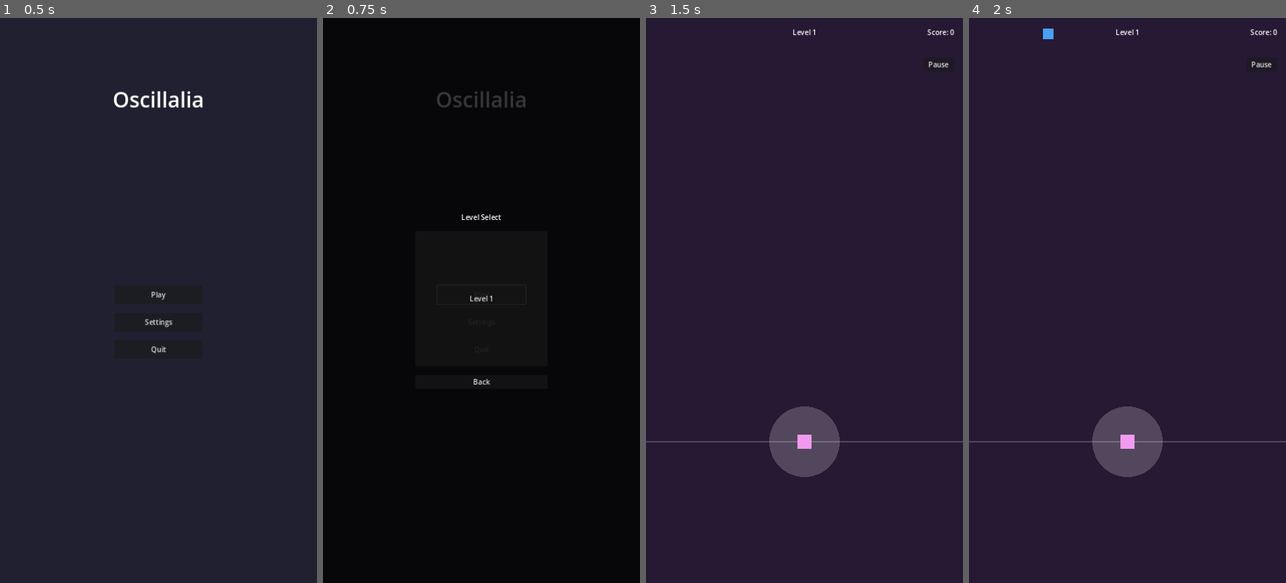
Above: before the commit, frames 1-4 (left to right).
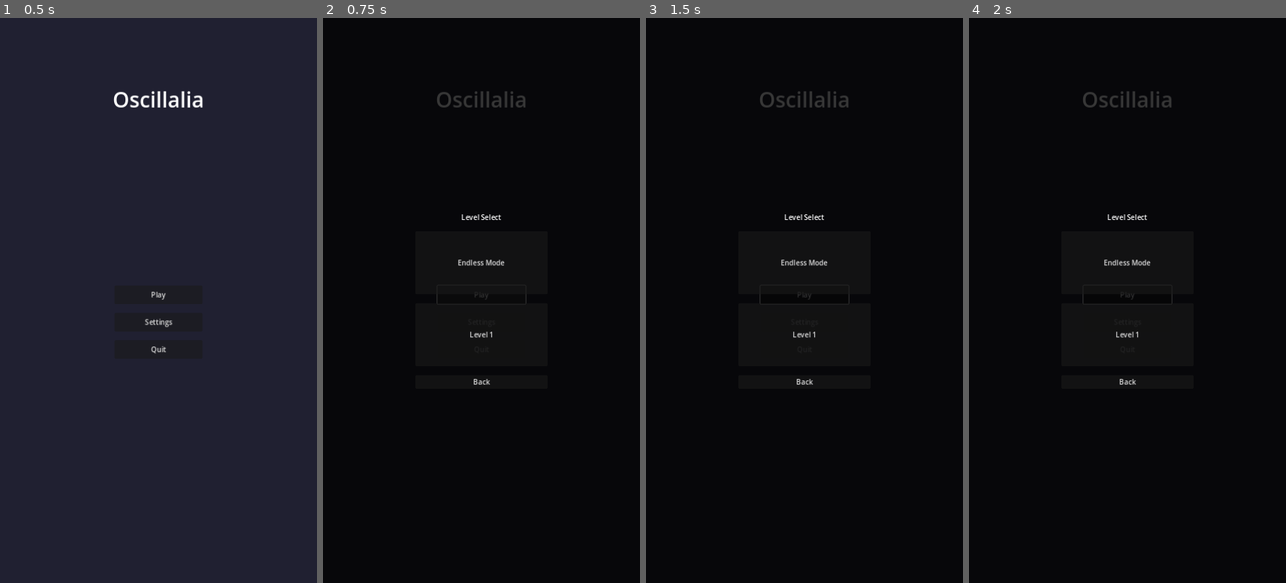
Above: after the commit, the same moments.

Repository: colinmeyer/oscillalia
Game: Godot game, scene res://scenes/Main.tscn
Same seed, same stepped clock (60 frames per second), same inputs: the game is played once before the commit and once after it.
Inputs:
- Up to frame 1 (0.5 s): no input
- Up to frame 2 (0.75 s): click "Play" at 0.5 s
- Up to frame 3 (1.5 s): click "Play" at 1.25 s
- Up to frame 4 (2 s): no input

Frame 1 is identical in both runs. In frame 2, 0.2% of the frame differs, in the area x 42-58%, y 42-57%; in frame 3, 100%, in the area x 0-100%, y 0-100%; in frame 4, 100%.

Commit message:
Add continuous NPC spawning for endless mode
- Implement timer-based NPC spawning to create continuous stream of NPCs
- Add proper spawning, pausing, and stopping of NPCs in endless mode
- Increase NPC movement speed for better gameplay
- Fix issue with only 4 NPCs appearing at once
- Add proper beat tracking in endless mode
- Update UI to properly show endless mode option
- Improve randomization of NPC positions and types

🤖 Generated with [Claude Code](https://claude.ai/code)

Co-Authored-By: Claude <noreply@anthropic.com>

Diff:
--- a/autoload/RhythmManager.gd
+++ b/autoload/RhythmManager.gd
@@ -11,16 +11,26 @@
 var sec_per_beat: float = 60.0 / bpm
 var last_beat: int = 0
 var current_measure: int = 1
+var time_since_start: float = 0.0
 
 var playing: bool = false
 var current_song: AudioStream
+var use_internal_clock: bool = true  # Use internal clock when no audio is available
 
 func _ready() -> void:
 	pass
 
 func _process(delta: float) -> void:
 	if playing:
-		song_position = AudioManager.get_playback_position()
+		# Get position from audio if available, otherwise use internal clock
+		if current_song != null and not use_internal_clock:
+			song_position = AudioManager.get_playback_position()
+		else:
+			# Use internal clock based on delta time
+			time_since_start += delta
+			song_position = time_since_start
+
+		# Calculate beats
 		song_position_in_beats = song_position / sec_per_beat
 
 		if last_beat < int(song_position_in_beats):
@@ -31,13 +41,20 @@
 				current_measure = (last_beat / measures) + 1
 				measure_complete.emit(current_measure)
 
-func start_song(song: AudioStream, starting_bpm: float) -> void:
+func start_song(song: AudioStream = null, starting_bpm: float = 120.0) -> void:
 	current_song = song
 	bpm = starting_bpm
 	sec_per_beat = 60.0 / bpm
 	last_beat = 0
 	current_measure = 1
-	AudioManager.play_song(song)
+	time_since_start = 0.0
+
+	if song != null:
+		AudioManager.play_song(song)
+		use_internal_clock = false
+	else:
+		use_internal_clock = true
+
 	playing = true
 
 func stop_song() -> void:
--- a/scenes/level/NPCSpawner.tscn
+++ b/scenes/level/NPCSpawner.tscn
@@ -4,3 +4,8 @@
 
 [node name="NPCSpawner" type="Node2D"]
 script = ExtResource("1_biyui")
+continuous_spawning = true
+spawn_rate_min = 1.0
+spawn_rate_max = 3.0
+spawn_count_min = 1
+spawn_count_max = 2
--- a/scenes/level/level.gd
+++ b/scenes/level/level.gd
@@ -14,6 +14,7 @@
 var max_combo: int = 0
 var current_combo: int = 0
 var game_state: String = "ready"  # ready, playing, paused, completed
+var is_endless_mode: bool = false
 
 func _ready() -> void:
 	player = $Player
@@ -30,20 +31,35 @@
 	# Make this node findable by name for NPCs
 	name = "GameLevel"
 
-	if level_data:
-		setup_level()
+	# Check for endless mode
+	if level_data == null:
+		is_endless_mode = true
+		print("Endless mode detected")
+
+	setup_level()
 
 func setup_level() -> void:
-	# Set up NPC spawner with level data
-	npc_spawner.level_data = level_data
-
-	# Initialize UI
-	ui_layer.initialize(level_data.level_name)
-
 	# Reset score and combo
 	score = 0
 	max_combo = 0
 	current_combo = 0
+
+	if is_endless_mode:
+		# Endless mode setup
+		npc_spawner.level_data = null
+		npc_spawner.continuous_spawning = true
+
+		# Initialize UI with default name
+		ui_layer.initialize("Endless Mode")
+		print("Setting up endless mode")
+	else:
+		# Level data mode
+		npc_spawner.level_data = level_data
+		npc_spawner.continuous_spawning = false
+
+		# Initialize UI with level name
+		ui_layer.initialize(level_data.level_name)
+
 	ui_layer.update_score(score)
 	ui_layer.update_combo(current_combo)
 
@@ -54,31 +70,114 @@
 		return
 
 	game_state = "playing"
-
-	if Engine.has_singleton("RhythmManager"):
-		var rhythm_manager = Engine.get_singleton("RhythmManager")
-		rhythm_manager.start_song(level_data.song_file, level_data.bpm)
-
-	# Start background scrolling
-	# This will be handled by the background manager based on BPM
+	print("Starting level, endless mode:", is_endless_mode)
+
+	if Engine.has_singleton("RhythmManager"):
+		var rhythm_manager = Engine.get_singleton("RhythmManager")
+
+		if is_endless_mode:
+			# Start with internal clock at 120 BPM
+			rhythm_manager.start_song(null, 120.0)
+			print("Started rhythm manager in endless mode")
+		elif level_data != null and level_data.song_file != null:
+			# Start with actual audio file and BPM
+			rhythm_manager.start_song(level_data.song_file, level_data.bpm)
+
+	# If in endless mode, immediately start spawning NPCs
+	if is_endless_mode:
+		call_deferred("_force_spawn_npc")
+
+func _force_spawn_npc() -> void:
+	# This function sets up the spawning system in endless mode
+	if npc_spawner and is_endless_mode:
+		print("Starting continuous NPC spawning")
+
+		# Just to be extra sure, set the flag for continuous spawning
+		npc_spawner.continuous_spawning = true
+
+		# Create a timer to spawn NPCs regularly
+		var spawn_timer = Timer.new()
+		spawn_timer.name = "SpawnTimer"
+		add_child(spawn_timer)
+		spawn_timer.wait_time = 1.0  # Spawn a new NPC every second
+		spawn_timer.timeout.connect(_on_spawn_timer_timeout)
+		spawn_timer.start()
+
+		# Also spawn one NPC immediately to have something right away
+		_on_spawn_timer_timeout()
+
+		# Make sure RhythmManager is running for beat tracking
+		if Engine.has_singleton("RhythmManager"):
+			var rhythm_manager = Engine.get_singleton("RhythmManager")
+			rhythm_manager.playing = true
+
+# This gets called by the spawn timer to create a new NPC
+func _on_spawn_timer_timeout() -> void:
+	if not is_endless_mode or game_state != "playing":
+		return
+
+	# Determine random NPC properties
+	var npc_types = ["oscillator", "percussion"]
+	var npc_type = npc_types[randi() % npc_types.size()]
+
+	# Choose random horizontal position (with some safe margins)
+	var margin = 0.1
+	var x_position = randf_range(margin, 1.0 - margin)
+
+	# Set a target beat based on current position
+	var target_beat = 4.0  # Default
+	if Engine.has_singleton("RhythmManager"):
+		var rhythm_manager = Engine.get_singleton("RhythmManager")
+		target_beat = rhythm_manager.song_position_in_beats + 2.0  # 2 beats ahead
+
+	# Create spawn data
+	var spawn_data = {
+		"type": npc_type,
+		"position_x": x_position,
+		"beat": target_beat
+	}
+
+	# Spawn the NPC
+	npc_spawner.spawn_npc(spawn_data)
+
+	# Log occasionally (not every spawn)
+	if randf() < 0.1:  # 10% chance to log
+		print("Spawned NPC: ", npc_type, " at position ", x_position, " for beat ", target_beat)
 
 func pause_level() -> void:
 	if game_state != "playing":
 		return
 
 	game_state = "paused"
-	# Handle pause logic
+
+	# Pause the spawn timer if in endless mode
+	if is_endless_mode and has_node("SpawnTimer"):
+		var timer = get_node("SpawnTimer")
+		timer.paused = true
+
+	# Additional pause logic here
 
 func resume_level() -> void:
 	if game_state != "paused":
 		return
 
 	game_state = "playing"
-	# Handle resume logic
+
+	# Resume the spawn timer if in endless mode
+	if is_endless_mode and has_node("SpawnTimer"):
+		var timer = get_node("SpawnTimer")
+		timer.paused = false
+
+	# Additional resume logic here
 
 func complete_level() -> void:
 	game_state = "completed"
 
+	# Stop spawn timer if in endless mode
+	if is_endless_mode and has_node("SpawnTimer"):
+		var timer = get_node("SpawnTimer")
+		timer.stop()
+
 	if Engine.has_singleton("RhythmManager"):
 		var rhythm_manager = Engine.get_singleton("RhythmManager")
 		rhythm_manager.stop_song()
@@ -87,6 +186,11 @@
 
 func fail_level() -> void:
 	game_state = "failed"
+
+	# Stop spawn timer if in endless mode
+	if is_endless_mode and has_node("SpawnTimer"):
+		var timer = get_node("SpawnTimer")
+		timer.stop()
 
 	if Engine.has_singleton("RhythmManager"):
 		var rhythm_manager = Engine.get_singleton("RhythmManager")
@@ -109,11 +213,21 @@
 	ui_layer.show_accuracy(accuracy)
 
 func _process(delta: float) -> void:
-	if game_state == "playing" and Engine.has_singleton("RhythmManager"):
-		var rhythm_manager = Engine.get_singleton("RhythmManager")
-		# Check if song is finished
-		if rhythm_manager.playing and rhythm_manager.song_position >= level_data.level_duration:
-			complete_level()
+	if game_state == "playing":
+		var rhythm_manager = null
+		if Engine.has_singleton("RhythmManager"):
+			rhythm_manager = Engine.get_singleton("RhythmManager")
+
+		# In endless mode, display debugging info
+		if is_endless_mode and rhythm_manager and Engine.get_frames_drawn() % 120 == 0:
+			print("Beat: ", rhythm_manager.song_position_in_beats,
+				  " NPCs: ", npc_spawner.active_npcs.size(),
+				  " Next spawn: ", npc_spawner.next_spawn_beat)
+
+		# Check if song is finished, but only for predefined levels
+		if not is_endless_mode and rhythm_manager and level_data != null:
+			if rhythm_manager.playing and rhythm_manager.song_position >= level_data.level_duration:
+				complete_level()
 
 	# Draw interaction zone line
 	queue_redraw()
--- a/scenes/level/npc_spawner.gd
+++ b/scenes/level/npc_spawner.gd
@@ -5,11 +5,20 @@
 
 @export var level_data: LevelData
 @export var spawn_offset: float = -100.0  # Spawn above screen
+@export var continuous_spawning: bool = true  # Enable automatic NPC generation
+@export var spawn_rate_min: float = 1.0  # Minimum beats between spawns
+@export var spawn_rate_max: float = 3.0  # Maximum beats between spawns
+@export var spawn_count_min: int = 1  # Minimum NPCs to spawn at once
+@export var spawn_count_max: int = 2  # Maximum NPCs to spawn at once
 
 var npc_pools: Dictionary = {}
 var active_npcs: Array[NPCBase] = []
 var screen_width: float
 var current_time: float = 0.0
+var next_spawn_beat: float = 2.0  # First spawn at beat 2
+var npc_types: Array = ["oscillator", "percussion"]
+var last_beat: int = -1
+var debug_mode: bool = true  # Enable debug prints
 
 func _ready() -> void:
 	screen_width = get_viewport_rect().size.x
@@ -18,20 +27,43 @@
 	if Engine.has_singleton("RhythmManager"):
 		var rhythm_manager = Engine.get_singleton("RhythmManager")
 		rhythm_manager.beat.connect(_on_beat)
+
+	# Print debug status
+	if debug_mode:
+		print("NPCSpawner initialized")
+		print("Continuous spawning: ", continuous_spawning)
+		print("NPC Types: ", npc_types)
 
 func _process(delta: float) -> void:
 	if Engine.has_singleton("RhythmManager"):
 		var rhythm_manager = Engine.get_singleton("RhythmManager")
 		current_time = rhythm_manager.song_position
+
+		# If there's no music playing but continuous spawning is enabled,
+		# generate NPCs at a steady rhythm even without music
+		if continuous_spawning and not rhythm_manager.playing:
+			rhythm_manager.start_song(null, 120.0)  # Start with internal clock
+			if debug_mode:
+				print("Starting rhythm with internal clock")
 	else:
 		current_time += delta
 
-	check_spawn_npcs()
+	# Check for predefined level data NPC spawns
+	if level_data != null:
+		check_spawn_npcs()
+
+	# Always process active NPCs
 	process_active_npcs()
 
+	# Debug display
+	if debug_mode and Engine.has_singleton("RhythmManager"):
+		var rm = Engine.get_singleton("RhythmManager")
+		if continuous_spawning and (Engine.get_frames_drawn() % 120 == 0): # Show only every 120 frames
+			print("Beat: ", rm.song_position_in_beats, " Active NPCs: ", active_npcs.size())
+
 func initialize_object_pools() -> void:
-	# This will be filled with actual NPC types during development
-	var npc_types = {
+	# Create pools for each NPC type
+	var configs = {
 		"oscillator": {
 			"scene": preload("res://scenes/npcs/NPC_Oscillator.tscn"),
 			"count": 20
@@ -42,14 +74,22 @@
 		}
 	}
 
-	# Create pools for each NPC type
-	for type in npc_types:
+	# First make sure the keys in this dictionary match our npc_types array
+	if npc_types.size() != configs.keys().size():
+		npc_types = configs.keys()
+		print("Synchronized npc_types with config keys:", npc_types)
+
+	for type in configs:
 		npc_pools[type] = []
-		for i in range(npc_types[type]["count"]):
-			var npc = npc_types[type]["scene"].instantiate()
+		for i in range(configs[type]["count"]):
+			var npc = configs[type]["scene"].instantiate()
 			npc.deactivate()
 			add_child(npc)
 			npc_pools[type].append(npc)
+
+	if debug_mode:
+		print("Created NPC pools: ", npc_pools.keys(), " with ", npc_pools["oscillator"].size(), " oscillators and ", npc_pools["percussion"].size(), " percussion")
+		print("Continuous spawning setting:", continuous_spawning)
 
 func check_spawn_npcs() -> void:
 	if level_data == null:
@@ -84,6 +124,8 @@
 		for npc in npc_pools[npc_type]:
 			if not npc.is_active:
 				activate_npc(npc, spawn_data["beat"], Vector2(x_position, spawn_offset))
+				if debug_mode:
+					print("Spawned NPC: ", npc_type, " at position ", x_position)
 				return
 
 	print("Warning: No available NPC in pool for type: " + npc_type)
@@ -112,5 +154,48 @@
 		active_npcs.erase(npc)
 
 func _on_beat(beat_count: int) -> void:
-	# We can use this for visual timing cues if needed
-	pass
+	# Skip if it's the same beat (prevent duplicate processing)
+	if beat_count == last_beat:
+		return
+
+	last_beat = beat_count
+
+	# Check if it's time to spawn NPCs based on beat
+	if continuous_spawning and beat_count >= next_spawn_beat:
+		# Spawn 1-2 NPCs
+		var spawn_count = randi_range(spawn_count_min, spawn_count_max)
+
+		if debug_mode:
+			print("Beat ", beat_count, ": Spawning ", spawn_count, " NPCs")
+
+		for i in range(spawn_count):
+			spawn_random_npc(beat_count)
+
+		# Schedule next spawn
+		next_spawn_beat = beat_count + randf_range(spawn_rate_min, spawn_rate_max)
+
+func spawn_random_npc(current_beat: float) -> void:
+	# Ensure we have NPC types defined
+	if npc_types.size() == 0:
+		npc_types = ["oscillator", "percussion"]
+		if debug_mode:
+			print("Reset NPC types to default")
+
+	# Choose a random NPC type
+	var npc_type = npc_types[randi() % npc_types.size()]
+
+	# Generate random horizontal position
+	var x_position = randf_range(0.1, 0.9) * screen_width
+
+	# Define beat timing (slightly ahead to account for travel time)
+	var target_beat = current_beat + 2.0  # Target beat is 2 beats ahead
+
+	# Create spawn data
+	var spawn_data = {
+		"type": npc_type,
+		"position_x": x_position / screen_width,
+		"beat": target_beat
+	}
+
+	# Spawn the NPC
+	spawn_npc(spawn_data)
--- a/scenes/npcs/npc_base.gd
+++ b/scenes/npcs/npc_base.gd
@@ -10,7 +10,7 @@
 @export var interaction_radius: float = 80.0  # Radius for proximity detection
 @export var interaction_zone_y: float = 960.0  # Y position of the interaction zone
 
-var speed: float = 200.0
+var speed: float = 300.0  # Increased speed for better gameplay
 var is_active: bool = false
 var was_interacted: bool = false
 var player_ref = null  # Removed type annotation
--- a/scenes/ui/MainMenu.tscn
+++ b/scenes/ui/MainMenu.tscn
@@ -103,6 +103,11 @@
 text = "Level Select"
 horizontal_alignment = 1
 
+[node name="EndlessModeButton" type="Button" parent="LevelSelectContainer/VBoxContainer"]
+layout_mode = 2
+size_flags_vertical = 3
+text = "Endless Mode"
+
 [node name="Level1Button" type="Button" parent="LevelSelectContainer/VBoxContainer"]
 layout_mode = 2
 size_flags_vertical = 3
--- a/scenes/ui/main_menu.gd
+++ b/scenes/ui/main_menu.gd
@@ -5,6 +5,7 @@
 @onready var settings_button: Button = $VBoxContainer/SettingsButton
 @onready var quit_button: Button = $VBoxContainer/QuitButton
 @onready var level_select_container: Control = $LevelSelectContainer
+@onready var endless_mode_button: Button = $LevelSelectContainer/VBoxContainer/EndlessModeButton
 @onready var level1_button: Button = $LevelSelectContainer/VBoxContainer/Level1Button
 @onready var back_button: Button = $LevelSelectContainer/VBoxContainer/BackButton
 
@@ -20,6 +21,9 @@
 
 	if level_select_container:
 		level_select_container.visible = false
+
+	if endless_mode_button:
+		endless_mode_button.pressed.connect(func(): start_endless_mode())
 
 	if level1_button:
 		level1_button.pressed.connect(func(): start_level("res://resources/levels/level_1.tres"))
@@ -49,3 +53,18 @@
 	get_tree().root.add_child(game_scene)
 	get_tree().current_scene.queue_free()
 	get_tree().current_scene = game_scene
+
+	# Start the level automatically
+	game_scene.call_deferred("start_level")
+
+func start_endless_mode() -> void:
+	var game_scene = load("res://scenes/level/Level.tscn").instantiate()
+	game_scene.level_data = null  # No level data triggers endless mode
+
+	# Replace the current scene with the game scene
+	get_tree().root.add_child(game_scene)
+	get_tree().current_scene.queue_free()
+	get_tree().current_scene = game_scene
+
+	# Start the level automatically
+	game_scene.call_deferred("start_level")
